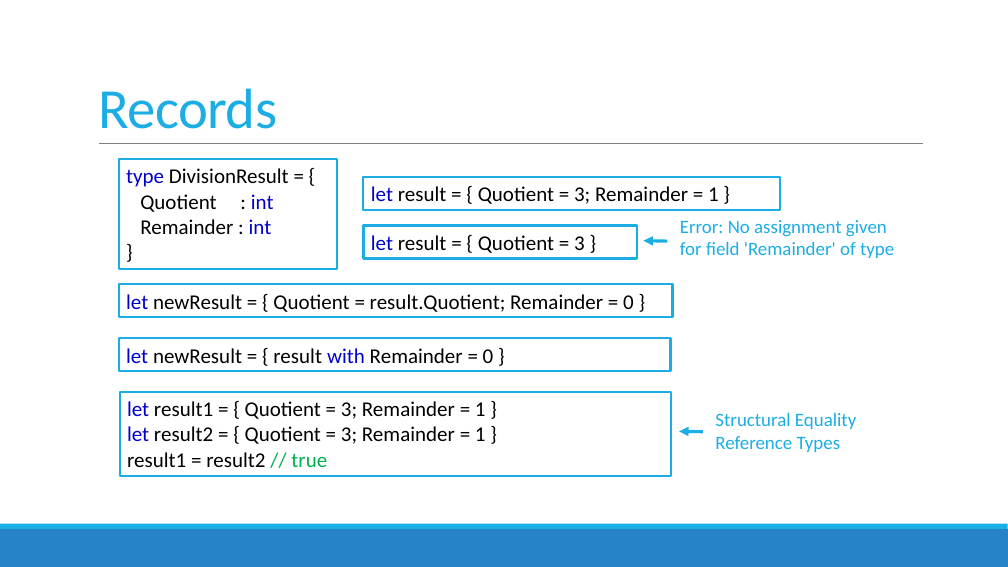
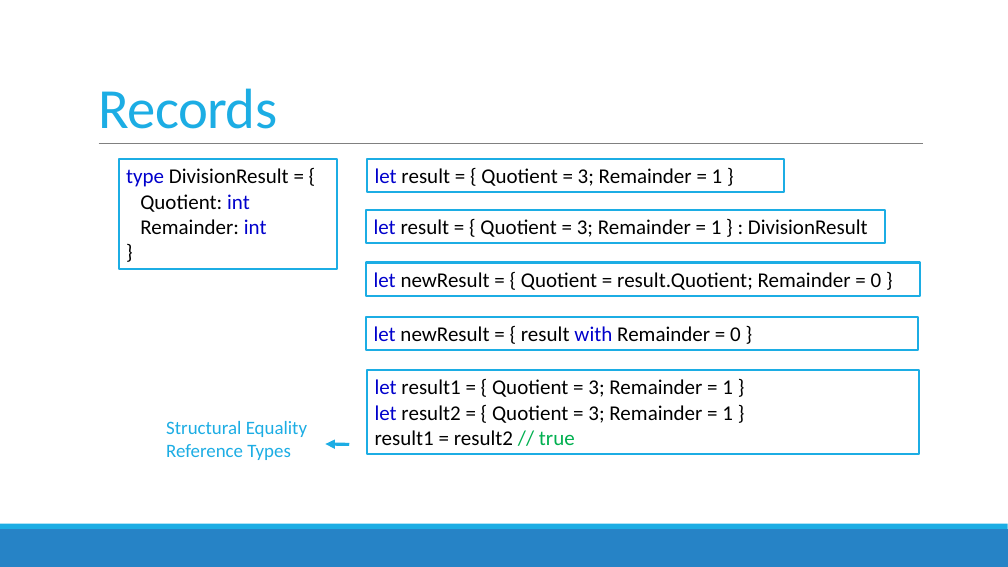
Before and after one commit to featuresnap/fsharpworkshop, a slide deck: slide 15 of FSharpWorkshop_Slides.pptx (slide 18 before the commit). Drawn at 1008x567 pixels with LibreOffice and Linux fonts; fonts in the diff are those of the drawing. Boxes give left, top, right and bottom in pixels: in the first picture for what was removed or moved away, otherwise in the second. Text is boxed around its words. In the diff, an @@ line names an element or a change of style, - is before the commit and + after.

```diff
--- a/FSharpWorkshop_Slides.pptx
+++ b/FSharpWorkshop_Slides.pptx
@@ rectangle "let result = { Quotient ...": place and size @@
-rectangle "let result = { Quotient ..." at (364, 177, 780, 210)
+rectangle "let result = { Quotient ..." at (368, 160, 784, 193)
@@ text in rectangle at (140, 194, 267, 234): spaces changed @@
-Quotient : int
-Remainder : int
+Quotient: int
+Remainder: int
@@ rectangle "let result = { Quotient ...": place and size @@
-rectangle "let result = { Quotient ..." at (364, 225, 637, 259)
+rectangle "let result = { Quotient ..." at (366, 209, 885, 243)
@@ text in rectangle at (374, 219, 868, 237): text changed @@
-let result = { Quotient = 3 }
+let result = { Quotient = 3; Remainder = 1 } : DivisionResult
@@ text removed at (680, 220, 894, 258) @@
-Error: No assignment given
-for field 'Remainder' of type
@@ rectangle "let newResult = { Quotient ...": place and size @@
-rectangle "let newResult = { Quotient ..." at (119, 284, 673, 318)
+rectangle "let newResult = { Quotient ..." at (366, 262, 920, 296)
@@ arrow removed from (668, 241) to (644, 240) @@
@@ rectangle "let newResult = { result ...": place and size @@
-rectangle "let newResult = { result ..." at (119, 338, 671, 371)
+rectangle "let newResult = { result ..." at (366, 317, 918, 350)
@@ rectangle "let result1 = { Quotient ...": place and size @@
-rectangle "let result1 = { Quotient ..." at (119, 392, 671, 476)
+rectangle "let result1 = { Quotient ..." at (368, 371, 920, 454)
@@ text "Structural Equality": place and size @@
-text "Structural Equality" at (715, 413, 856, 452)
+text "Structural Equality" at (166, 421, 307, 460)
@@ arrow moved from (703, 432) - (679, 432) to (349, 445) - (325, 444) @@
```
Also in this commit, not shown: 20 other slides changed, 1 slide added, 13 slides removed, 1 other file.
